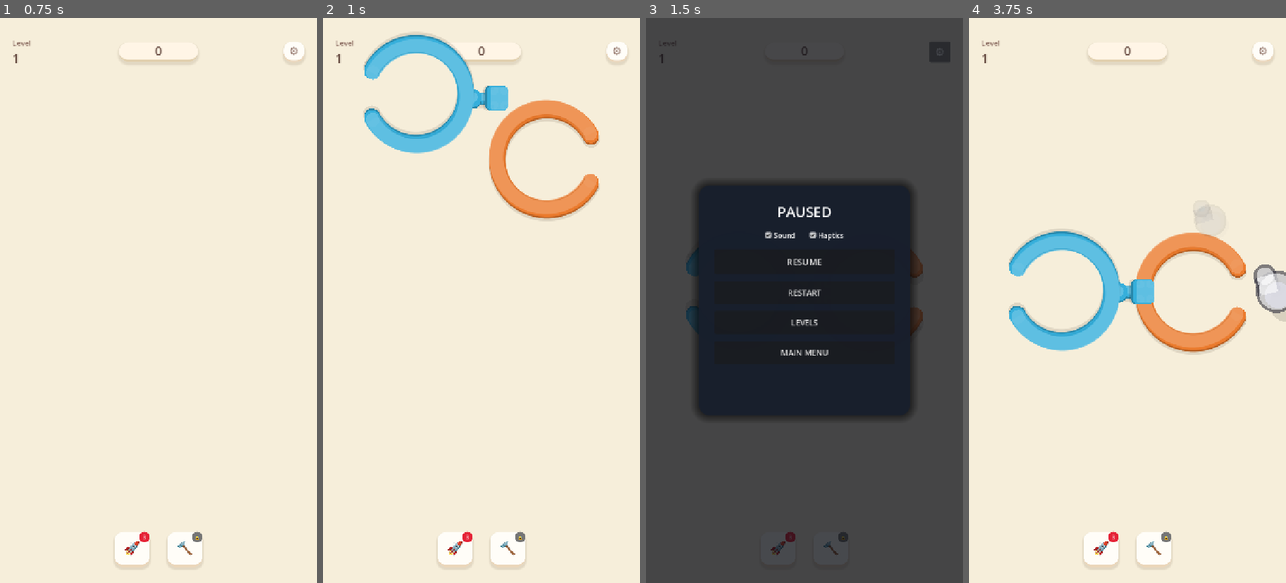
Above: before the commit, frames 1-4 (left to right).
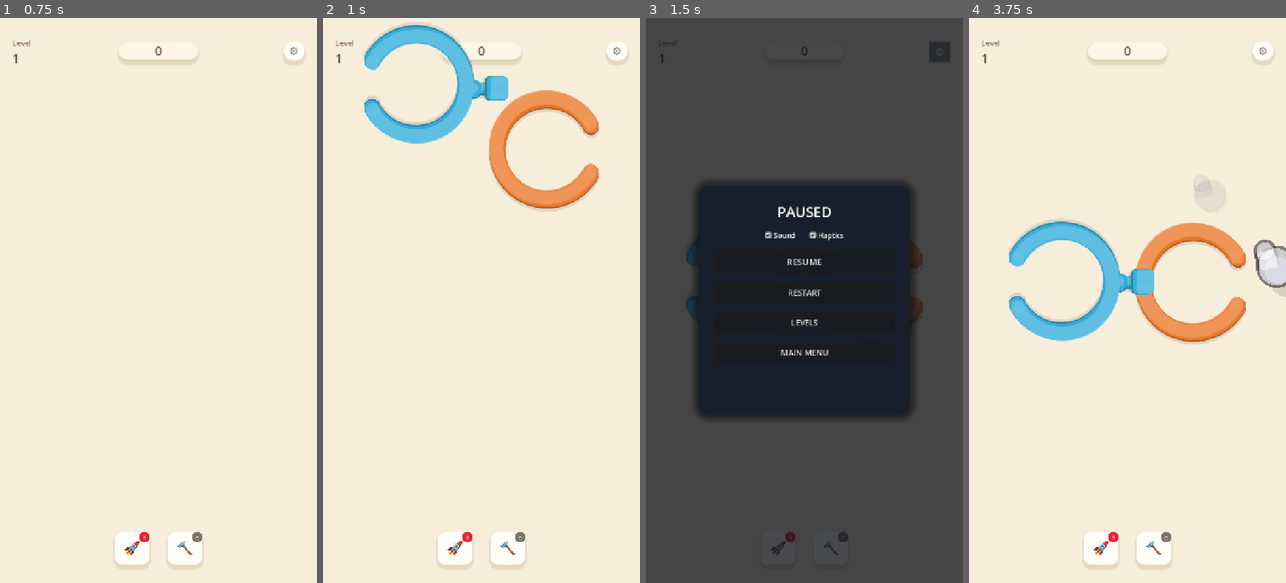
Above: after the commit, the same moments.

Repository: Rushabh9033/RotateRings
Game: Godot game, scene res://scenes/Main.tscn
The game is run twice, just before and just after one commit, with the same random seed, the same clock (stepped at 60 frames per second) and the same inputs.
Inputs:
- Up to frame 1 (0.75 s): click "PLAY" at 0.5 s
- Up to frame 2 (1 s): no input
- Up to frame 3 (1.5 s): click "⚙" at 1.25 s
- Up to frame 4 (3.75 s): click "RESTART" at 2 s; click "🚀" at 2.75 s; click "🔨" at 3.5 s

Frame 1 is identical in both runs. In frame 2, 6.2% of the frame differs, in the area x 13-87%, y 1-36%; in frame 3, 0.4%; in frame 4, 7.5%, in the area x 12-100%, y 28-60%.

Commit message:
fix(core): full core stabilization pass
- Implemented fragment cleanup lifecycle to avoid physics memory leaks
- Adjusted responsive UI framing based on actual top/bottom HUD heights
- Fixed solver logic for missing metadata and exit angles
- Updated par moves for level 4, 6, and 7 based on optimal BFS paths
- Ignored build directory

Diff:
--- a/gameplay/dropped_ring_2d.gd
+++ b/gameplay/dropped_ring_2d.gd
@@ -65,6 +65,10 @@
 	# Keep the visual drawing rotated properly matching physical rotation
 	queue_redraw()
 
+	# Fragment lifecycle - cleanup to prevent physics memory leaks
+	if global_position.y > 2500.0 or global_position.x < -1500.0 or global_position.x > 2500.0:
+		queue_free()
+
 func _draw() -> void:
 	var seg_count := 48
 	var cap_r: float = thickness * 0.5
--- a/gameplay/puzzle_controller.gd
+++ b/gameplay/puzzle_controller.gd
@@ -104,9 +104,8 @@
 	if release_animator and release_animator.has_method("reset_combo"):
 		release_animator.reset_combo()
 
-	for p in active_pieces:
-		if is_instance_valid(p):
-			p.queue_free()
+	for child in pieces_container.get_children():
+		child.queue_free()
 	active_pieces.clear()
 	active_links.clear()
 
--- a/gameplay/puzzle_rules.gd
+++ b/gameplay/puzzle_rules.gd
@@ -228,9 +228,15 @@
 
 		# Exact contact interface between the connector head and the collided ring rim (local space)
 		var local_contact_point = (pos_stem_head + contact_on_parent) * 0.5
-		hit_contact_point = piece.get_parent().to_global(local_contact_point)
+		if piece.get_parent():
+			hit_contact_point = piece.get_parent().to_global(local_contact_point)
+		else:
+			hit_contact_point = local_contact_point
 	elif hit_stopper:
-		hit_contact_point = piece.global_position
+		if piece.is_inside_tree():
+			hit_contact_point = piece.global_position
+		else:
+			hit_contact_point = piece.position
 
 	return {
 		"allowed_delta": allowed_delta,
--- a/project.godot
+++ b/project.godot
@@ -29,4 +29,9 @@
 
 renderer/rendering_method="gl_compatibility"
 renderer/rendering_method.mobile="gl_compatibility"
+textures/vram_compression/import_etc2_astc=true
 environment/defaults/default_clear_color=Color(0.98, 0.953, 0.918, 1)
+
+[rendering]
+
+textures/vram_compression/import_etc2_astc=true
--- a/scenes/gameplay/GameplayScreen.gd
+++ b/scenes/gameplay/GameplayScreen.gd
@@ -93,11 +93,13 @@
 	var bounds = puzzle_controller.get_puzzle_bounds()
 	if bounds.size.x <= 0 or bounds.size.y <= 0: return
 
-	# Calculate safe area (assume full viewport for now, minus some padding)
-	# Reduce margins to use more screen real-estate
+	# Calculate safe area dynamically based on UI nodes
 	var viewport_size = get_viewport_rect().size
-	var safe_margin_top = 180.0
-	var safe_margin_bottom = 220.0
+	var top_hud = $SafeArea/TopHUD
+	var bottom_hud = $SafeArea/BottomHUD
+
+	var safe_margin_top = top_hud.size.y + top_hud.position.y + 40.0 if is_instance_valid(top_hud) else 180.0
+	var safe_margin_bottom = bottom_hud.size.y + (viewport_size.y - bottom_hud.global_position.y) + 40.0 if is_instance_valid(bottom_hud) else 220.0
 	var safe_margin_x = 40.0
 
 	var safe_width = viewport_size.x - (safe_margin_x * 2.0)
--- a/tools/bfs_solver.gd
+++ b/tools/bfs_solver.gd
@@ -1,4 +1,5 @@
 extends RefCounted
+const DEBUG = true
 
 const PuzzleRulesScript = preload("res://gameplay/puzzle_rules.gd")
 const RingPiece2DScript = preload("res://gameplay/ring_piece_2d.gd")
@@ -28,6 +29,12 @@
 		n.rotation_degrees = p.rotation_degrees
 		n.state = p.state
 		n.gaps = p.gaps.duplicate(true)
+		if "target_exit_angle_deg" in p:
+			n.set("target_exit_angle_deg", p.get("target_exit_angle_deg"))
+		if p.has_meta("had_parents_initially"):
+			n.set_meta("had_parents_initially", p.get_meta("had_parents_initially"))
+		if p.has_meta("had_children_initially"):
+			n.set_meta("had_children_initially", p.get_meta("had_children_initially"))
 		new_p.append(n)
 
 	var new_l: Array = []
@@ -95,7 +102,9 @@
 		changed = false
 		for p in pieces:
 			if p.state == RingPiece2DScript.State.RELEASED: continue
-			if PuzzleRulesScript.is_piece_releasable(p, pieces, links):
+			var rel = PuzzleRulesScript.is_piece_releasable(p, pieces, links)
+			if DEBUG: print("  _cascade_check piece ", p.piece_id, " releasable? ", rel)
+			if rel:
 				p.state = RingPiece2DScript.State.RELEASED
 				for l in links:
 					if l.def.to_piece_id == p.piece_id:
@@ -126,10 +135,12 @@
 
 	while queue.size() > 0:
 		var curr = queue.pop_front()
+		if DEBUG: print("BFS Queue pop: ", curr.moves, " pieces left: ", curr.pieces.filter(func(p): return p.state != RingPiece2DScript.State.RELEASED).size())
 		if curr.pieces.filter(func(p): return p.state != RingPiece2DScript.State.RELEASED).is_empty():
 			return { "solved": true, "moves": curr.moves }
 
 		var moves = _get_moves(curr.pieces, curr.links)
+		if DEBUG: print("Found moves: ", moves)
 		for m in moves:
 			var next_state = _clone_state(curr.pieces, curr.links)
 			_apply_move(next_state, m)
--- a/tools/test_all_levels_solvability.gd
+++ b/tools/test_all_levels_solvability.gd
@@ -35,6 +35,8 @@
 			var from_p = PuzzleRulesScript.get_piece_by_id(cr.def.from_piece_id, pieces_array)
 			var to_p = PuzzleRulesScript.get_piece_by_id(cr.def.to_piece_id, pieces_array)
 			if from_p and to_p:
+				from_p.set_meta("had_children_initially", true)
+				to_p.set_meta("had_parents_initially", true)
 				var diff_pos: Vector2 = to_p.position - from_p.position
 				cr.def.collar_angle_deg = fposmod(rad_to_deg(diff_pos.angle()) - from_p.rotation_degrees, 360.0)
 				cr.def.stem_dist = diff_pos.length()
@@ -52,5 +54,8 @@
 			print("   ? UNSOLVABLE!")
 			all_passed = false
 
+		for p in pieces_array:
+			p.queue_free()
+
 	print("\n=======================================================")
 	quit(0 if all_passed else 1)
Not shown, changed: .gitignore
Not shown, changed: docs/MEMORY.md
